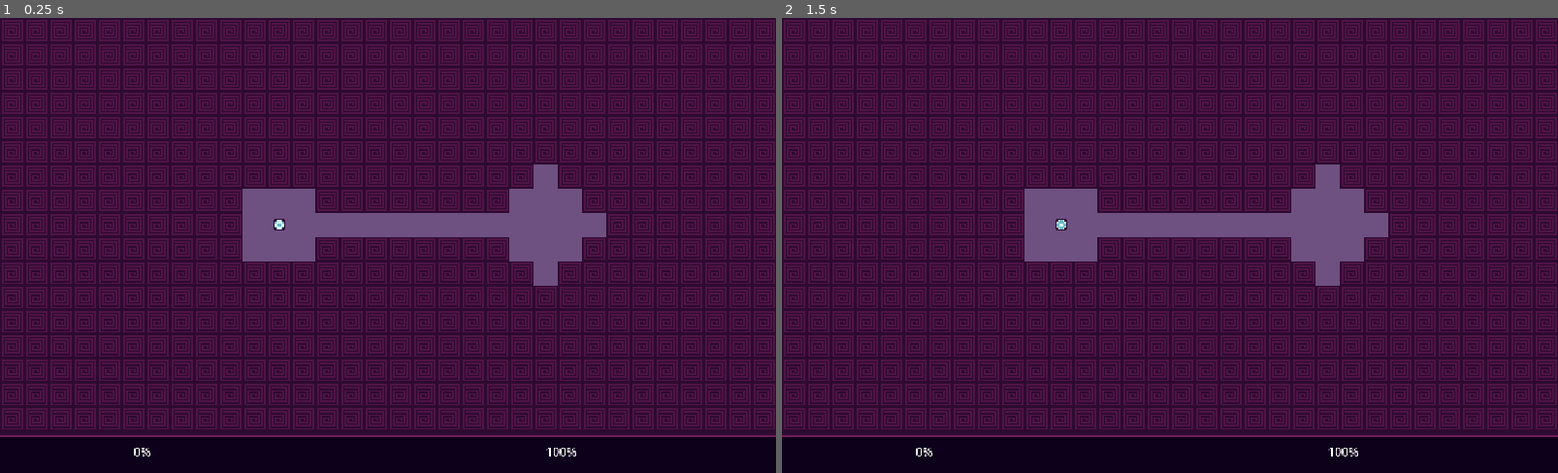
Above: before the commit, frames 1-2 (left to right).
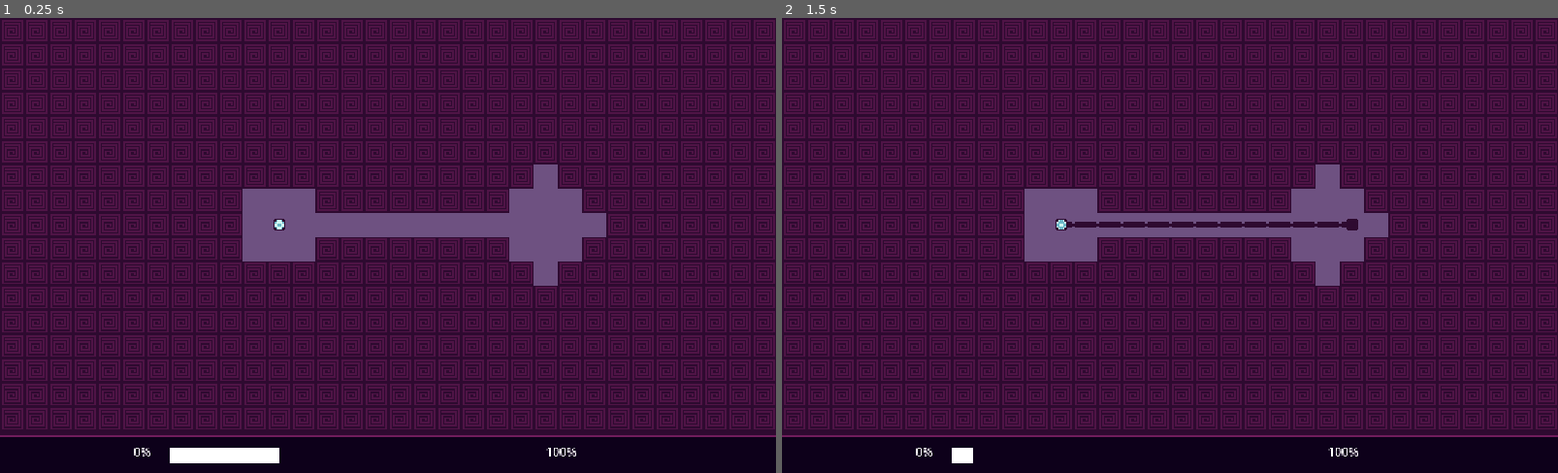
Above: after the commit, the same moments.

Repository: mewore/mini-jam-157-electric
Game: Godot game, scene res://scenes/level.tscn
Two runs of this game, one before a commit and one after it. Both use one fixed random seed, a clock stepped at 60 frames per second and the inputs below.
Inputs (mouse positions are in pixels of both pictures, inside the frame that each line leads up to):
- Up to frame 1 (0.25 s): no input
- Up to frame 2 (1.5 s): tap Enter at 0.5 s; move the mouse to (1340, 222) at 0.52 s; press the mouse at (1340, 222) at 0.53 s; tap Space at 1.25 s; move the mouse to (1014, 268) at 1.27 s; release the mouse at (1014, 268) at 1.28 s; click (1014, 268) at 1.35 s

The runs differ from the first frame. In frame 1, 0.5% of the frame differs, in the area x 21-36%, y 94-98%; in frame 2, 0.6%, in the area x 21-75%, y 44-98%.

Commit message:
Wire growth

Diff:
--- /dev/null
+++ b/entities/wire/wire.gd
@@ -0,0 +1,109 @@
+class_name  Wire
+
+extends TileMap
+
+signal grow
+
+@export var maze: TileMap
+@export var origin: Node2D
+@onready var originPos = local_to_map(to_local(origin.global_position)) if origin else Vector2i.ZERO
+@onready var previewMap: TileMap = get_node("WirePreview")
+
+const LAYER := 0
+
+const NONEXISTENT_MOUSE_POS := Vector2i(-1000000, -1000000)
+var lastPreviewPos: Vector2i = NONEXISTENT_MOUSE_POS
+
+var maxGrowth = 0
+
+var NEIGHBOR_DIRECTIONS: Array[Vector2i] = [
+	Vector2i(1, 0),
+	Vector2i(-1, 0),
+	Vector2i(0, 1),
+	Vector2i(0, -1),
+]
+
+# Called when the node enters the scene tree for the first time.
+func _ready():
+	set_cell(LAYER, originPos, 0, Vector2i.ZERO)
+	pass # Replace with function body.
+
+
+# Called every frame. 'delta' is the elapsed time since the previous frame.
+func _process(delta):
+	preview_growth_to(local_to_map(get_local_mouse_position()))
+
+	pass
+
+func _unhandled_input(event: InputEvent) -> void:
+	if event.is_action_pressed("grow"):
+		var pathToPos = search_path_to(local_to_map(get_local_mouse_position()))
+		if not pathToPos:
+			return
+		for cell in pathToPos:
+			set_wire_cell(self, cell)
+		emit_signal("grow", pathToPos.size())
+
+func preview_growth_to(at: Vector2i) -> void:
+	if at == lastPreviewPos:
+		return
+	previewMap.clear()
+	for cell in get_used_cells(LAYER):
+		set_wire_cell(previewMap, cell)
+	for cell in	search_path_to(at):
+		set_wire_cell(previewMap, cell)
+	lastPreviewPos = at
+
+func search_path_to(target: Vector2i) -> Array[Vector2i]:
+	if has_cell_at(maze, target):
+		return []
+	var parents := Dictionary()
+	var distance := Dictionary()
+	var queue: Array[Vector2i] = get_used_cells(LAYER)
+	for cell in queue:
+		parents[cell] = false
+		distance[cell] = 0
+
+	while queue:
+		var oldQueue := queue
+		queue = []
+		for cell in oldQueue:
+			for direction in NEIGHBOR_DIRECTIONS:
+				var neighbor = cell + direction
+				if neighbor not in parents and not has_cell_at(maze, neighbor):
+					parents[neighbor] = cell
+					distance[neighbor] = distance[cell] + 1
+					queue.append(neighbor)
+
+	if not parents.has(target):
+		return []
+	var currentPos = target
+	while distance[currentPos] > maxGrowth:
+		currentPos = parents[currentPos]
+	var result: Array[Vector2i] = []
+	while parents[currentPos]:
+		result.append(currentPos)
+		currentPos = parents[currentPos]
+	result.reverse()
+	return result
+
+func has_cell_at(map: TileMap, at: Vector2i) -> bool:
+	if not map:
+		return false
+	if map.get_cell_tile_data(LAYER, at):
+		return true
+	return false
+
+func set_wire_cell(map: TileMap, at: Vector2i) -> void:
+	map.set_cell(LAYER, at, 0, Vector2i.ZERO)
+	update_wire_cell(map, at)
+	for direction in NEIGHBOR_DIRECTIONS:
+		update_wire_cell(map, at + direction)
+
+func update_wire_cell(map: TileMap, at: Vector2i) -> void:
+	if not has_cell_at(map, at):
+		return
+	var atlasCol: int = int(has_cell_at(map, at + Vector2i.RIGHT)) | (int(has_cell_at(map, at + Vector2i.LEFT)) << 1)
+	var atlasRow: int = int(has_cell_at(map, at + Vector2i.DOWN)) | (int(has_cell_at(map, at + Vector2i.UP)) << 1)
+	print(atlasCol, atlasRow)
+	map.set_cell(LAYER, at, 0, Vector2i(atlasCol, atlasRow))
--- /dev/null
+++ b/entities/wire/wire.tscn
@@ -0,0 +1,14 @@
+[gd_scene load_steps=3 format=3 uid="uid://c4kkhor2vh1ua"]
+
+[ext_resource type="TileSet" uid="uid://dmb20lmspgd68" path="res://entities/wire/wire.tres" id="1_no0k5"]
+[ext_resource type="Script" path="res://entities/wire/wire.gd" id="2_ncsa0"]
+
+[node name="Wire" type="TileMap"]
+tile_set = ExtResource("1_no0k5")
+format = 2
+script = ExtResource("2_ncsa0")
+
+[node name="WirePreview" type="TileMap" parent="."]
+self_modulate = Color(1, 1, 1, 0.333333)
+tile_set = ExtResource("1_no0k5")
+format = 2
--- a/project.godot
+++ b/project.godot
@@ -24,6 +24,14 @@
 window/size/window_height_override=600
 window/stretch/mode="viewport"
 
+[input]
+
+grow={
+"deadzone": 0.5,
+"events": [Object(InputEventMouseButton,"resource_local_to_scene":false,"resource_name":"","device":-1,"window_id":0,"alt_pressed":false,"shift_pressed":false,"ctrl_pressed":false,"meta_pressed":false,"button_mask":0,"position":Vector2(0, 0),"global_position":Vector2(0, 0),"factor":1.0,"button_index":1,"canceled":false,"pressed":false,"double_click":false,"script":null)
+]
+}
+
 [rendering]
 
 textures/canvas_textures/default_texture_filter=0
--- a/scenes/Game.gd
+++ b/scenes/Game.gd
@@ -2,18 +2,29 @@
 
 @onready var energyBar: Line2D = get_node("BottomBar/EnergyBar")
 @onready var energyBarLength = energyBar.points[1].x - energyBar.points[0].x
+
+@onready var wire: Wire = get_node("Wire")
 
 var energy: int = 0
 @export var maxEnergy: int = 50
 
 # Called when the node enters the scene tree for the first time.
 func _ready():
+	set_energy(15)
+	wire.maxGrowth = energy
+
+# Called every frame. 'delta' is the elapsed time since the previous frame.
+func _process(delta):
+	pass
+
+func set_energy(newEnergy: int) -> void:
+	energy = newEnergy
 	energyBar.points = [
 		energyBar.points[0],
 		energyBar.points[0] + Vector2.RIGHT * (energyBarLength * float(energy) / maxEnergy)
 	]
 
-
-# Called every frame. 'delta' is the elapsed time since the previous frame.
-func _process(delta):
-	pass
+func _on_wire_grow(amount: int) -> void:
+	print("Wire grew by [", amount, "]!")
+	set_energy(energy - amount)
+	wire.maxGrowth = energy
--- a/scenes/level.tscn
+++ b/scenes/level.tscn
@@ -2,7 +2,7 @@
 
 [ext_resource type="Script" path="res://scenes/Game.gd" id="1_5wj7g"]
 [ext_resource type="TileSet" uid="uid://cwip84gcbrfrd" path="res://environment/maze.tres" id="1_i0gun"]
-[ext_resource type="TileSet" uid="uid://dmb20lmspgd68" path="res://entities/wire/wire.tres" id="2_qj0hk"]
+[ext_resource type="PackedScene" uid="uid://c4kkhor2vh1ua" path="res://entities/wire/wire.tscn" id="3_0xj8b"]
 [ext_resource type="PackedScene" uid="uid://dcnyteruynx54" path="res://entities/wire/wire_origin.tscn" id="3_vq8pd"]
 [ext_resource type="Texture2D" uid="uid://bd8ab55rr6n57" path="res://util/white-8x8.png" id="4_hobpb"]
 
@@ -16,9 +16,9 @@
 format = 2
 layer_0/tile_data = PackedInt32Array(0, 0, 0, 65536, 0, 0, 131072, 0, 0, 196608, 0, 0, 262144, 0, 0, 327680, 0, 0, 3932 …(6989 unchanged characters)…
 
-[node name="Wire" type="TileMap" parent="Game"]
-tile_set = ExtResource("2_qj0hk")
-format = 2
+[node name="Wire" parent="Game" node_paths=PackedStringArray("maze", "origin") instance=ExtResource("3_0xj8b")]
+maze = NodePath("../Maze")
+origin = NodePath("../WireOrigin")
 
 [node name="WireOrigin" parent="Game" instance=ExtResource("3_vq8pd")]
 position = Vector2(184, 136)
@@ -68,3 +68,5 @@
 offset_right = 40.0
 offset_bottom = 23.0
 text = "100%"
+
+[connection signal="grow" from="Game/Wire" to="Game" method="_on_wire_grow"]
Not shown: 1 places in entities/wire/wire.tres that only renumber resources
Not shown, changed: README.md
